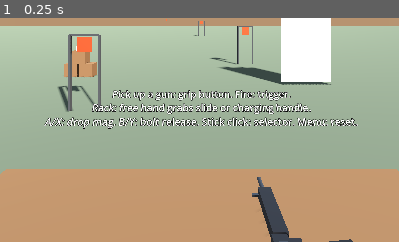
Above: before the commit, frame 1.
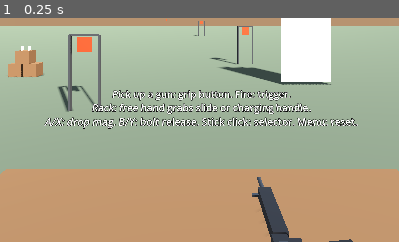
Above: after the commit, the same moment.

Repository: positive-vibezz1/VRphysicsprototypegodot
Game: Godot game, scene res://sandbox/range.tscn
Same seed, same stepped clock (60 frames per second), same inputs: the game is played once before the commit and once after it.
Inputs:
- Up to frame 1 (0.25 s): no input
The pictures show only the part of the screen within x 25-75%, y 50-100%; the shares and areas given below are measured in that part.

The runs differ from the first frame. In frame 1, 1.6% of the frame differs, in the area x 2-25%, y 12-27%.

Commit message:
Document the sub-stepped parts and speed up the test command
Co-Authored-By: Claude Opus 5.5 (1M context) <noreply@anthropic.com>

Diff:
--- a/ballistics/bullet.gd
+++ b/ballistics/bullet.gd
@@ -22,7 +22,8 @@
 	mass = cartridge.bullet_mass
 	_drag_factor = 0.5 * AIR_DENSITY * cartridge.drag_coefficient * cartridge.bore_area() / cartridge.bullet_mass
 	_age = 0.0
-	global_transform = Transform3D(Basis.looking_at(velocity), from)
+	var up := Vector3.UP if absf(velocity.normalized().y) < 0.99 else Vector3.RIGHT
+	global_transform = Transform3D(Basis.looking_at(velocity, up), from)
 	linear_velocity = velocity
 	angular_velocity = Vector3.ZERO
 	_tracer.scale.z = velocity.length() * 0.006
--- a/player/player.tscn
+++ b/player/player.tscn
@@ -20,6 +20,7 @@
 shape = SubResource("body")
 
 [node name="XROrigin3D" type="XROrigin3D" parent="."]
+current = true
 
 [node name="XRCamera3D" type="XRCamera3D" parent="XROrigin3D"]
 transform = Transform3D(1, 0, 0, 0, 1, 0, 0, 0, 1, 0, 1.6, 0)
--- a/sandbox/range.tscn
+++ b/sandbox/range.tscn
@@ -170,7 +170,7 @@
 surface_material_override/0 = SubResource("paper")
 
 [node name="Crate1" type="RigidBody3D" parent="."]
-transform = Transform3D(1, 0, 0, 0, 1, 0, 0, 0, 1, -3.5, 0.175, -8)
+transform = Transform3D(1, 0, 0, 0, 1, 0, 0, 0, 1, -5, 0.175, -8)
 collision_layer = 512
 collision_mask = 589
 mass = 4.0
@@ -183,7 +183,7 @@
 surface_material_override/0 = SubResource("wood")
 
 [node name="Crate2" type="RigidBody3D" parent="."]
-transform = Transform3D(1, 0, 0, 0, 1, 0, 0, 0, 1, -3.1, 0.175, -8)
+transform = Transform3D(1, 0, 0, 0, 1, 0, 0, 0, 1, -4.6, 0.175, -8)
 collision_layer = 512
 collision_mask = 589
 mass = 4.0
@@ -196,7 +196,7 @@
 surface_material_override/0 = SubResource("wood")
 
 [node name="Crate3" type="RigidBody3D" parent="."]
-transform = Transform3D(1, 0, 0, 0, 1, 0, 0, 0, 1, -3.3, 0.525, -8)
+transform = Transform3D(1, 0, 0, 0, 1, 0, 0, 0, 1, -4.8, 0.525, -8)
 collision_layer = 512
 collision_mask = 589
 mass = 4.0
@@ -209,7 +209,7 @@
 surface_material_override/0 = SubResource("wood")
 
 [node name="Can1" type="RigidBody3D" parent="."]
-transform = Transform3D(1, 0, 0, 0, 1, 0, 0, 0, 1, -3.4, 0.76, -8)
+transform = Transform3D(1, 0, 0, 0, 1, 0, 0, 0, 1, -4.9, 0.76, -8)
 collision_layer = 512
 collision_mask = 589
 mass = 0.35
@@ -222,7 +222,7 @@
 surface_material_override/0 = SubResource("paper")
 
 [node name="Can2" type="RigidBody3D" parent="."]
-transform = Transform3D(1, 0, 0, 0, 1, 0, 0, 0, 1, -3.2, 0.76, -8)
+transform = Transform3D(1, 0, 0, 0, 1, 0, 0, 0, 1, -4.7, 0.76, -8)
 collision_layer = 512
 collision_mask = 589
 mass = 0.35
Not shown, changed: CLAUDE.md
